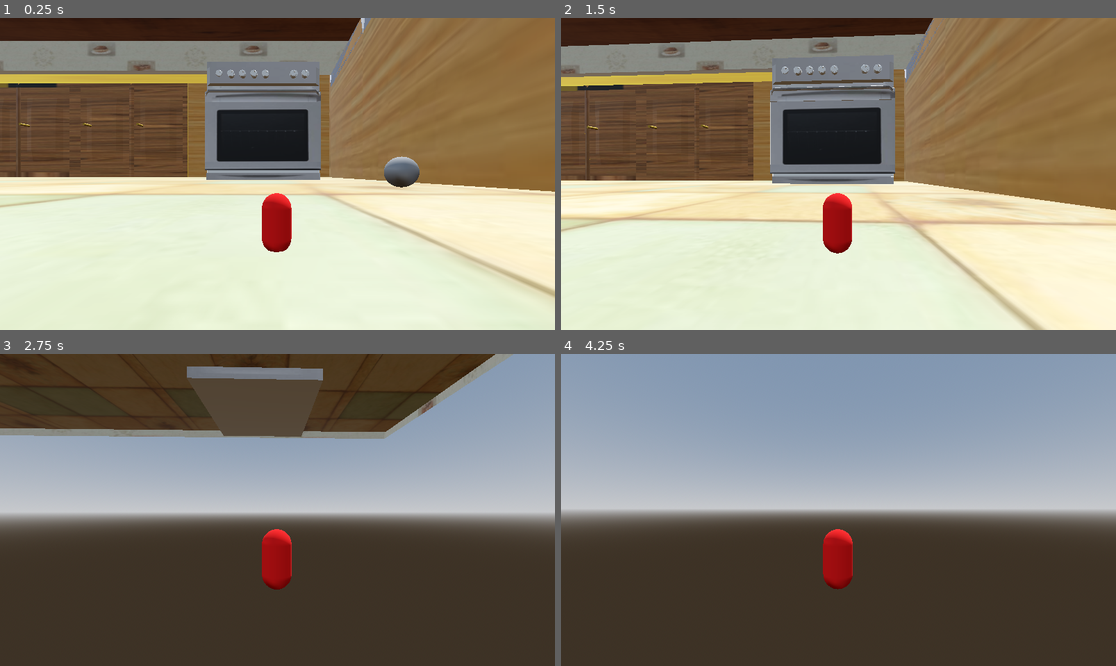
Above: before the commit, frames 1-4 (two rows, left to right).
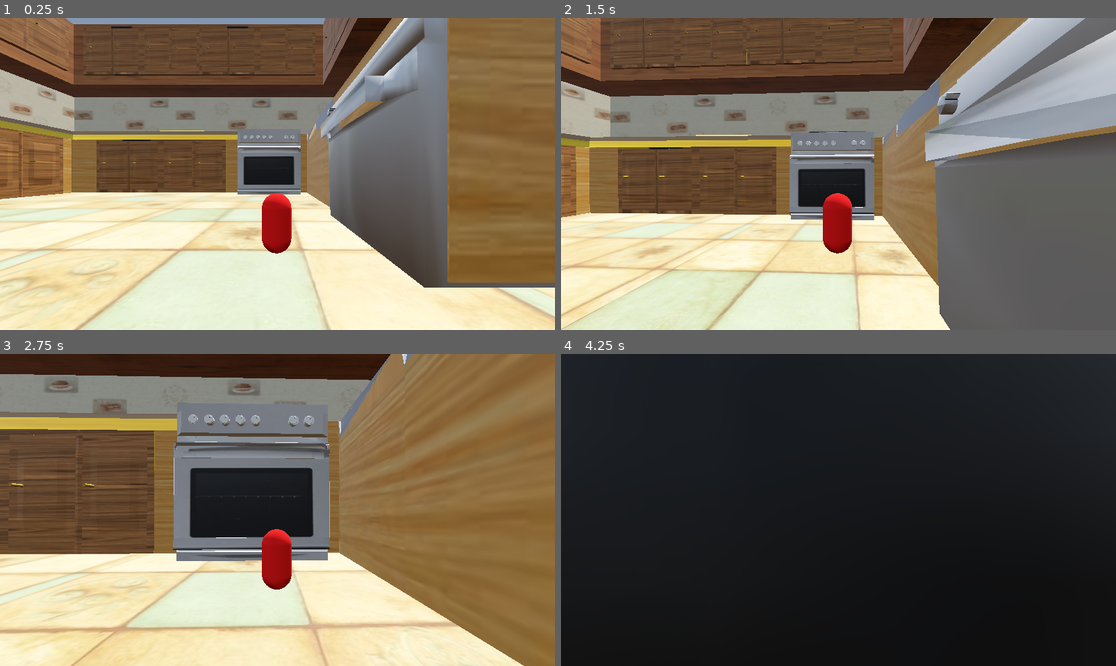
Above: after the commit, the same moments.

Repository: Posh-Sloth-Games/Sandwich
Game: Godot game, scene res://world.tscn
Same seed, same stepped clock (60 frames per second), same inputs: the game is played once before the commit and once after it.
Inputs (mouse positions are in pixels of both pictures, inside the frame that each line leads up to):
- Up to frame 1 (0.25 s): no input
- Up to frame 2 (1.5 s): move the mouse to (866, 174) at 0.52 s; hold Up (forward) from 0.53 s (still down); tap Space (jump) at 0.77 s; move the mouse to (810, 174) at 1.27 s
- Up to frame 3 (2.75 s): keep holding Up (forward); tap Space (jump) at 1.52 s; move the mouse to (288, 503) at 2.02 s
- Up to frame 4 (4.25 s): keep holding Up (forward); move the mouse to (832, 516) at 2.77 s; tap Space (jump) at 3.02, 3.77 s; move the mouse to (877, 513) at 3.52 s

The runs differ from the first frame. In frame 1, 62% of the frame differs, in the area x 0-100%, y 0-100%; in frame 2, 78%; in frame 3, 97%; in frame 4, 100%.

Commit message:
Kitchen has floor collission

Diff:
--- a/world.tscn
+++ b/world.tscn
@@ -16,11 +16,8 @@
 sky = SubResource("Sky_gosce")
 tonemap_mode = 2
 
-[sub_resource type="BoxMesh" id="BoxMesh_0ye38"]
-size = Vector3(10, 0.1, 10)
-
 [sub_resource type="BoxShape3D" id="BoxShape3D_l0ed6"]
-size = Vector3(10, 0.1, 10)
+size = Vector3(48.1515, 0.1, 41.3396)
 
 [node name="World" type="Node3D"]
 transform = Transform3D(1, 0, 0, 0, 1, 0, 0, 0, 1, -0.0267534, -0.155748, 0.103453)
@@ -35,18 +32,14 @@
 transform = Transform3D(1, 0, 0, 0, 1, 0, 0, 0, 1, -0.0377808, 0.186474, -0.240765)
 
 [node name="RigidBody3D_Template" parent="." instance=ExtResource("2_tdxuf")]
-transform = Transform3D(1, 0, 0, 0, 1, 0, 0, 0, 1, 4.03321, 3.00684, 0)
+transform = Transform3D(1, 0, 0, 0, 1, 0, 0, 0, 1, -10.5635, 3.00684, 0)
 
-[node name="Floor" type="StaticBody3D" parent="."]
+[node name="KitchenBounds" type="StaticBody3D" parent="."]
 transform = Transform3D(1, 0, 0, 0, 1, 0, 0, 0, 1, 0, -0.05, 0)
 
-[node name="MeshInstance3D" type="MeshInstance3D" parent="Floor"]
-transform = Transform3D(1, 0, 0, 0, 1, 0, 0, 0, 1, 0.110215, -4.76837e-07, 0.0576248)
-visible = false
-mesh = SubResource("BoxMesh_0ye38")
-
-[node name="CollisionShape3D" type="CollisionShape3D" parent="Floor"]
+[node name="Floor" type="CollisionShape3D" parent="KitchenBounds"]
+transform = Transform3D(1, 0, 0, 0, 1, 0, 0, 0, 1, -11.3295, 0, -8.4036)
 shape = SubResource("BoxShape3D_l0ed6")
 
 [node name="kitchen" parent="." instance=ExtResource("3_a5buy")]
-transform = Transform3D(25, 0, 0, 0, 25, 0, 0, 0, 25, 0.406642, 26.0451, -117.546)
+transform = Transform3D(4, 0, 0, 0, 4, 0, 0, 0, 4, 0, 4.11497, -25)
Not shown: 1 places in world.tscn that only renumber resources
